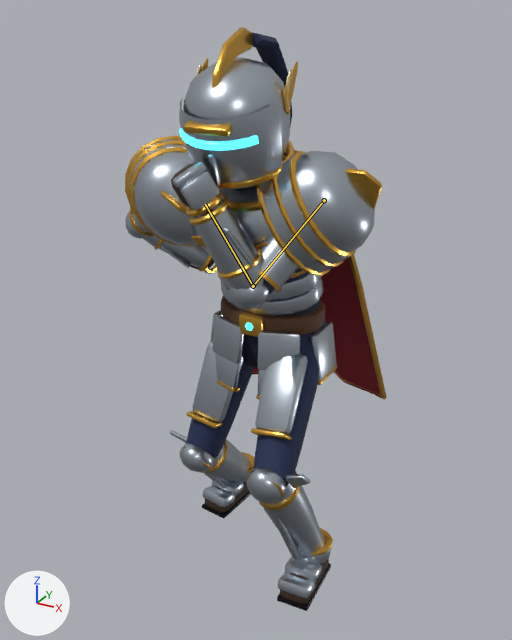
The glTF model public/assets/models/hero.glb: old version first, new version second.
Both versions are drawn from a 50 mm camera at (0.925, -1.786, 1.736) aimed at (-0.059, 0.003, 0.841). The lights are fixed; the arrows at lower left show +X, +Y and +Z. The picture after the commit comes second. Both versions are drawn at frame 10 of the action 'SS_Block'; the numbers are the values there. The bones that change are drawn over the model as lines.

In view in the first picture: 'hero_cape_2', 'hero_chest', 'hero_foot_L', 'hero_forearm_L', 'hero_hand_L', 'hero_head', 'hero_hips', 'hero_shin_L', 'hero_spine', 'hero_thigh_L', 'hero_thigh_R', 'hero_upper_arm_L', 'hero_upper_arm_R' and 5 more.
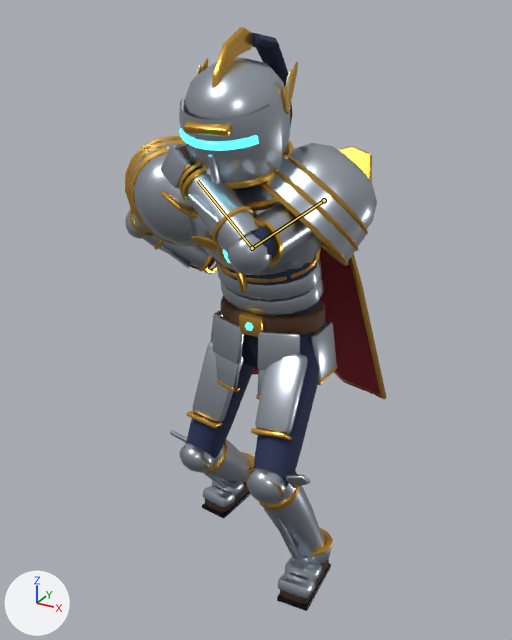
Changed parts and their boxes (x1, y1, x2, y2) in the pictures (512 x 640 px):
```json
{"object": "hero_upper_arm_L", "change": "posed", "before": [256, 151, 382, 295], "after": [252, 143, 377, 266], "on screen": "14% shorter"}
{"object": "hero_forearm_L", "change": "posed", "before": [189, 196, 270, 309], "after": [181, 168, 272, 275], "on screen": "12% wider"}
{"object": "hero_hand_L", "change": "posed", "before": [171, 162, 223, 217], "after": [161, 143, 199, 192]}
{"bone": "upper_arm_L", "before": "(324, 200) to (253, 286)", "after": "(324, 200) to (252, 248)"}
{"bone": "forearm_L", "before": "(253, 286) to (205, 204)", "after": "(252, 248) to (197, 180)"}
```

The change, as JSON lines over the scene's bpy script:
```json
{"block": "bone_upper_arm_l", "where": "bone_upper_arm_l = bpy.data.objects['HeroRig'].pose.bones['upper_arm_L']  # child of 'chest'"}
{"op": "set", "path": "bone_upper_arm_l.rotation_quaternion", "old": "(-0.704, 0.631, -0.325, 0.032)", "new": "(-0.447, 0.686, -0.346, 0.458)", "note": "degrees (-90, 25, -30) -> degrees (-101, -19, -69)"}
{"block": "bone_forearm_l", "where": "bone_forearm_l = bpy.data.objects['HeroRig'].pose.bones['forearm_L']  # child of 'upper_arm_L'"}
{"op": "set", "path": "bone_forearm_l.rotation_quaternion", "old": "(0.681, -0.724, 0.053, -0.097)", "new": "(0.59, -0.631, -0.369, 0.343)", "note": "degrees (-93, -4, -12) -> degrees (-94, 0, 60)"}
```
